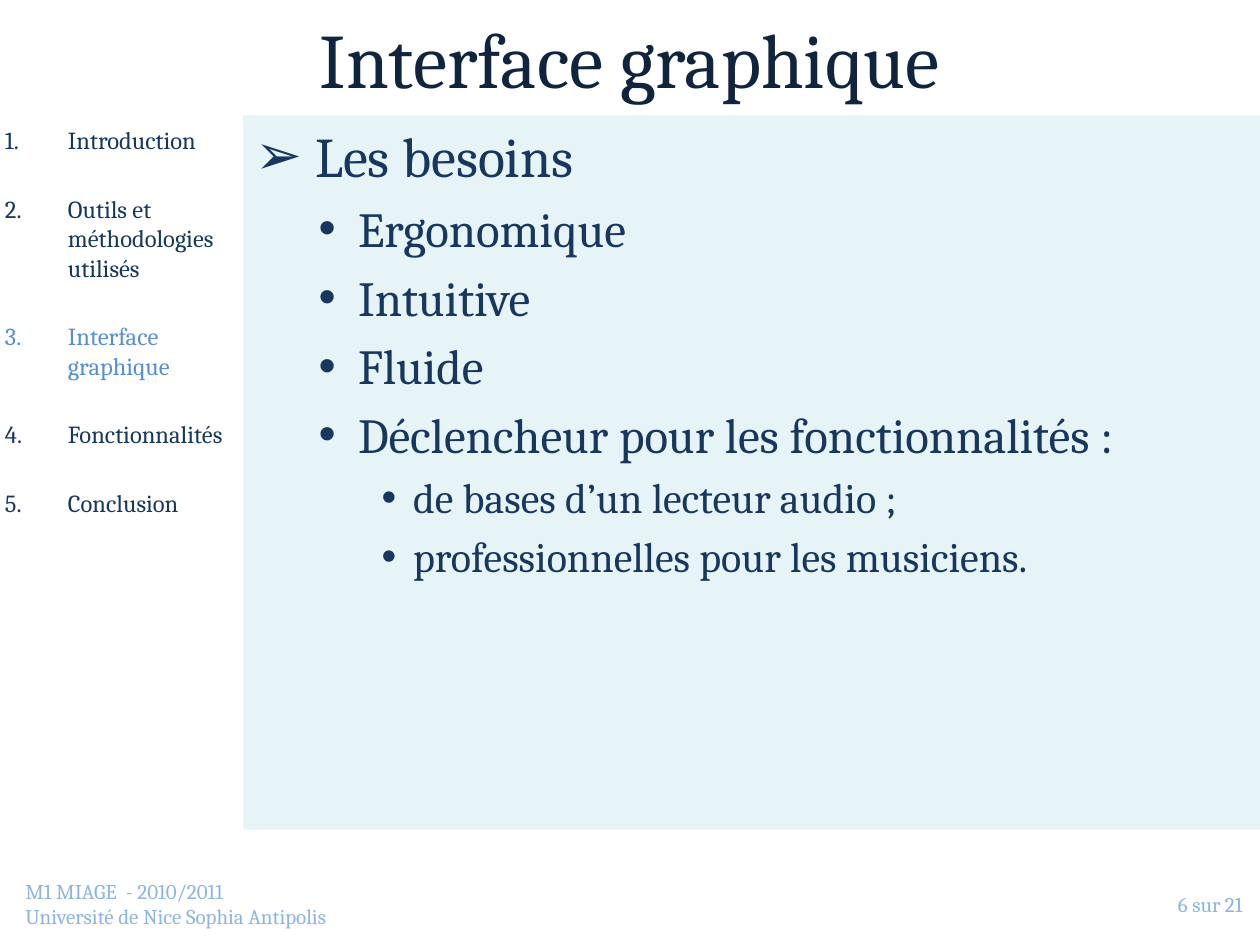
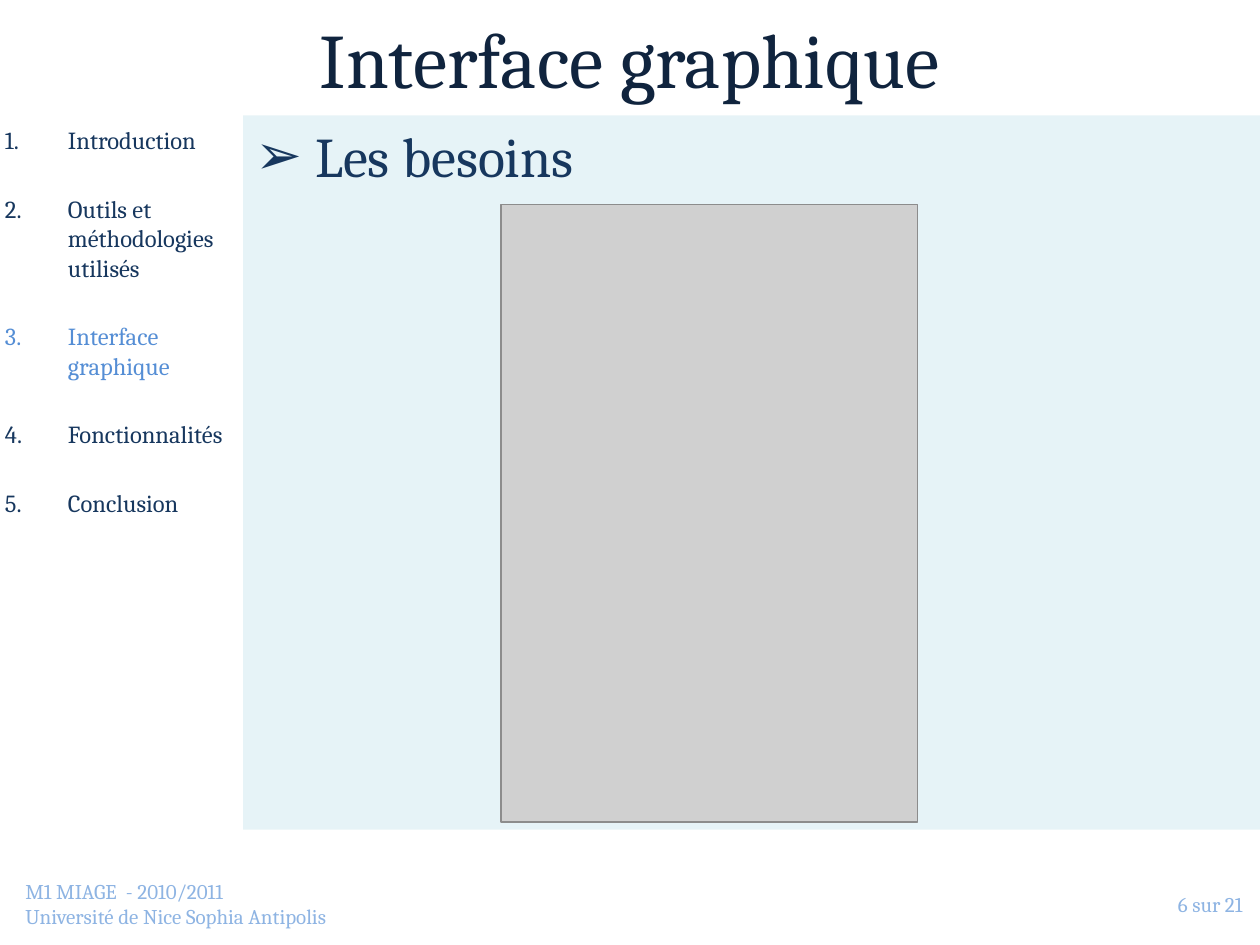
Before and after one commit to jlespagnard/android-advanced-player, a slide deck: slide 6 of AAP/docs/Presentation.pptx. Drawn at 1260x945 pixels with LibreOffice and Linux fonts; fonts in the diff are those of the drawing; grey boxes stand for pictures; background and template pictures are left out. Boxes give left, top, right and bottom in pixels: in the first picture for what was removed or moved away, otherwise in the second. Text is boxed around its words. In the diff, an @@ line names an element or a change of style, - is before the commit and + after.

Commit message:
modification partie interface power point

```diff
--- a/AAP/docs/Presentation.pptx
+++ b/AAP/docs/Presentation.pptx
@@ picture added at (x1=501, y1=204, x2=919, y2=822) @@
@@ text at (x1=358, y1=214, x2=1090, y2=581): paragraphs removed @@
-  • Ergonomique
-  • Intuitive
-  • Fluide
-  • Déclencheur pour les fonctionnalités :
-    • de bases d’un lecteur audio ;
-    • professionnelles pour les musiciens.
```
Also in this commit, not shown: 2 other slides changed, 1 slide removed, 10 other files.
